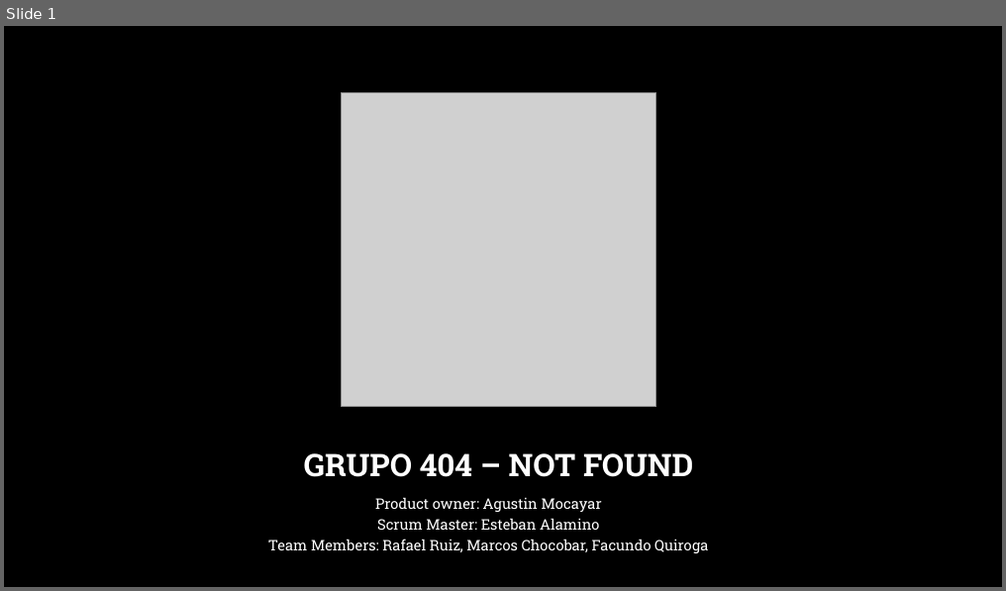
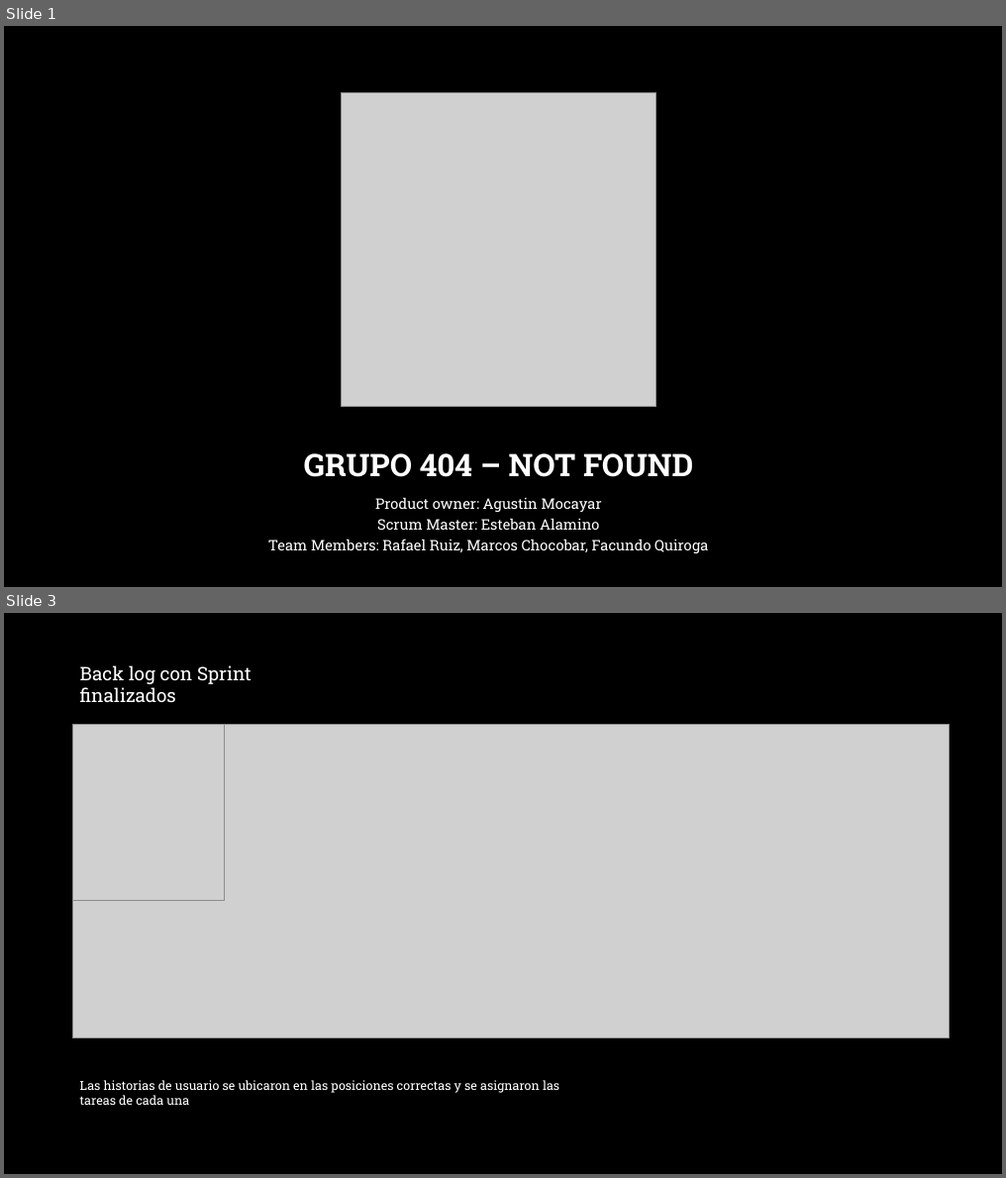
Before and after one commit to Quantum-Crow/Integrador-404, a slide deck: Grupo 404 – Not found.pptx. Shown one above the other, each under a label of ours: slide 1 before the commit, slides 1 and 3 after it; the slides between them are not shown. The pictures are 1006x591 and 1006x1178 pixels, drawn with LibreOffice and Linux fonts; fonts in the diff are those of the drawing; grey boxes stand for pictures; background and template pictures are left out. Boxes give left, top, right and bottom in pixels: in the first picture for what was removed or moved away, otherwise in the second. Text is boxed around its words. In the diff, an @@ line names an element or a change of style, - is before the commit and + after.

Commit message:
Sprint 3

```diff
--- a/Grupo 404 – Not found.pptx
+++ b/Grupo 404 – Not found.pptx
@@ slide 3 added at bbox=[4, 613, 1002, 1174], background picture (left out) @@
@@ text added at bbox=[80, 665, 252, 702], 18 pt, text #FFFFFF @@
+Back log con Sprint finalizados
@@ picture added at bbox=[73, 725, 949, 1039] @@
@@ picture added at bbox=[73, 725, 225, 900] @@
@@ text added at bbox=[80, 1080, 559, 1105], 12 pt, text #FFFFFF @@
+Las historias de usuario se ubicaron en las posiciones correctas y se asignaron las tareas de cada una
```
Also in this commit, not shown: 2 slides changed, 2 other slides added, 1 slide removed, 4 other files.
